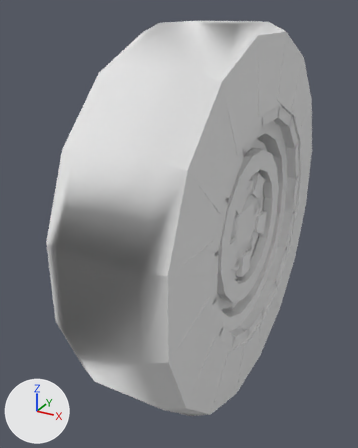
The OBJ model mccore/src/main/resources/assets/ivv/objmodels/parts/bigtireworn.obj as it was, and as the next commit left it.
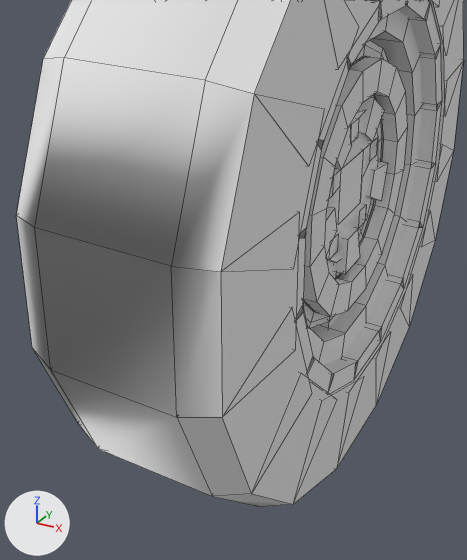
Each version appears first whole from a 50 mm lens placed at (0.531, -1.144, 0.534), pointed at (-0.072, -0.047, -0.014), and next in a close-up on the part from 10% to 88% of the width and 26% to 100% of the height. The axes (+X, +Y, +Z) are drawn at lower left. The lights are the same throughout. The close-ups show mesh edges as thin lines. Where no turn or scale is listed for an object, it has been applied to the vertices.

Before the edit, the objects in view are built like this:
```python
me_rim = bpy.data.meshes.new('rim')
me_rim.from_pydata(...)  # 528 vertices, 413 faces; spans x -0.036..0.151, y -0.313..0.312, z -0.312..0.312
# faces by material slot: [12, 401]
me_rim.materials.append(mat_m_0_001_none)  # white #e7e7e7
me_rim.materials.append(mat_m_0_001)  # white #e7e7e7
me_tire = bpy.data.meshes.new('tire')
me_tire.from_pydata(...)  # 192 vertices, 256 faces; spans x -0.156..0.156, y -0.5..0.5, z -0.5..0.5
me_tire.materials.append(mat_m_0)  # white #e7e7e7
ob_rim = bpy.data.objects.new('rim', me_rim)
ob_rim.location = (0.0, 0.0, 0.0)
ob_tire = bpy.data.objects.new('tire', me_tire)
ob_tire.location = (0.0, 0.0, 0.0)
```
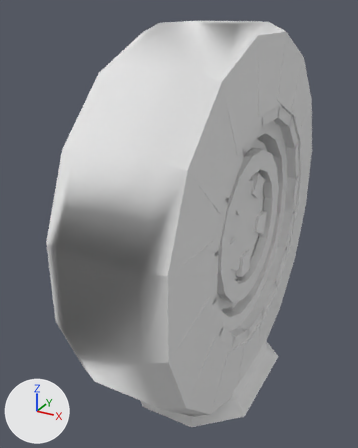
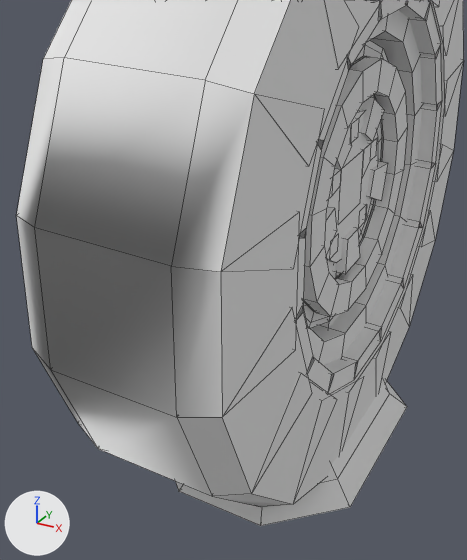
Boxes [x1, y1, x2, y2] around the edits, measured in the close-ups (467 x 560 px):
```json
{"object": "flat", "change": "added", "after": [175, 381, 407, 526]}
```

Edits to the scene script, one JSON object a line:
```json
{"op": "add", "block": "mat_m_1d458b9e_e5d0_72b7_b3ba_fa26a31e8501", "code": ["mat_m_1d458b9e_e5d0_72b7_b3ba_fa26a31e8501 = principled_material('m_1d458b9e-e5d0-72b7-b3ba-fa26a31e8501')", "mat_m_1d458b9e_e5d0_72b7_b3ba_fa26a31e8501.base_color = (0.8, 0.8, 0.8)  # white #e7e7e7", "mat_m_1d458b9e_e5d0_72b7_b3ba_fa26a31e8501.roughness = 1.0"]}
{"op": "add", "block": "me_flat", "code": ["me_flat = bpy.data.meshes.new('flat')", "me_flat.from_pydata(...)  # 26 vertices, 32 faces; spans x -0.188..0.188, y -0.25..0.25, z -0.5..-0.437", "me_flat.materials.append(mat_m_1d458b9e_e5d0_72b7_b3ba_fa26a31e8501)  # white #e7e7e7"]}
{"op": "add", "block": "ob_flat", "code": ["ob_flat = bpy.data.objects.new('flat', me_flat)", "ob_flat.location = (0.0, 0.0, 0.0)"]}
```
